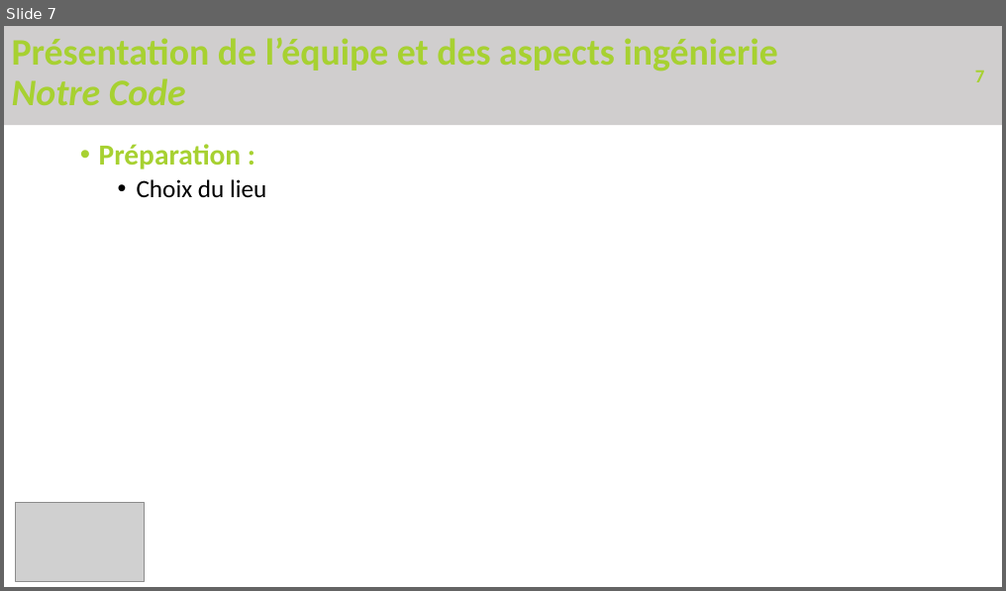
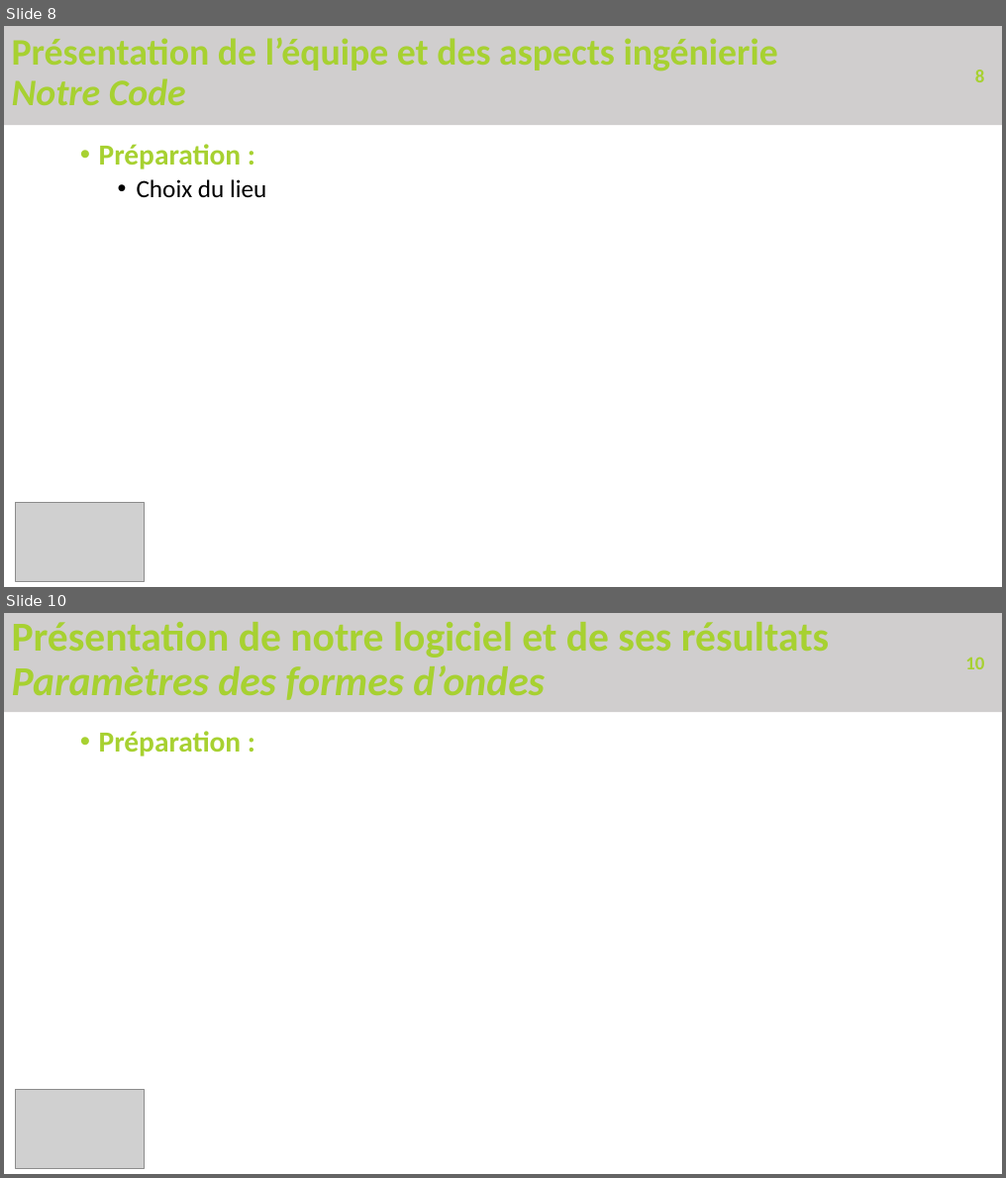
Before and after one commit to PierreDugast/Simulator_2000, a slide deck: Rapport/Présentation.pptx. Shown one above the other, each under a label of ours: slide 7 before the commit, slides 8 and 10 after it; the slides between them are not shown. The pictures are 1006x591 and 1006x1178 pixels, drawn with LibreOffice and Linux fonts; fonts in the diff are those of the drawing; grey boxes stand for pictures. Boxes give left, top, right and bottom in pixels: in the first picture for what was removed or moved away, otherwise in the second. Text is boxed around its words. In the diff, an @@ line names an element or a change of style, - is before the commit and + after.

```diff
--- a/Rapport/Présentation.pptx
+++ b/Rapport/Présentation.pptx
@@ slide 10 added at (x1=4, y1=613, x2=1002, y2=1174), background #FFFFFF @@
@@ title added at (x1=4, y1=613, x2=1002, y2=713), fill #D0CECE, 39.6 pt, text #A7D131, bold @@
+Présentation de notre logiciel et de ses résultats
+Paramètres des formes d’ondes
@@ page number added at (x1=965, y1=657, x2=984, y2=669), 18 pt, text #A7D131, bold @@
+10
@@ text added at (x1=99, y1=731, x2=242, y2=757), 28 pt, text #A7D131, bold @@
+• Préparation :
@@ picture added at (x1=15, y1=1090, x2=144, y2=1169) @@
@@ what was slide 7 is now slide 8 @@
@@ page number at (x1=975, y1=70, x2=985, y2=82): text changed @@
-7
+8
```
Also in this commit, not shown: 4 slides changed, 1 other slide added, 14 other files.
